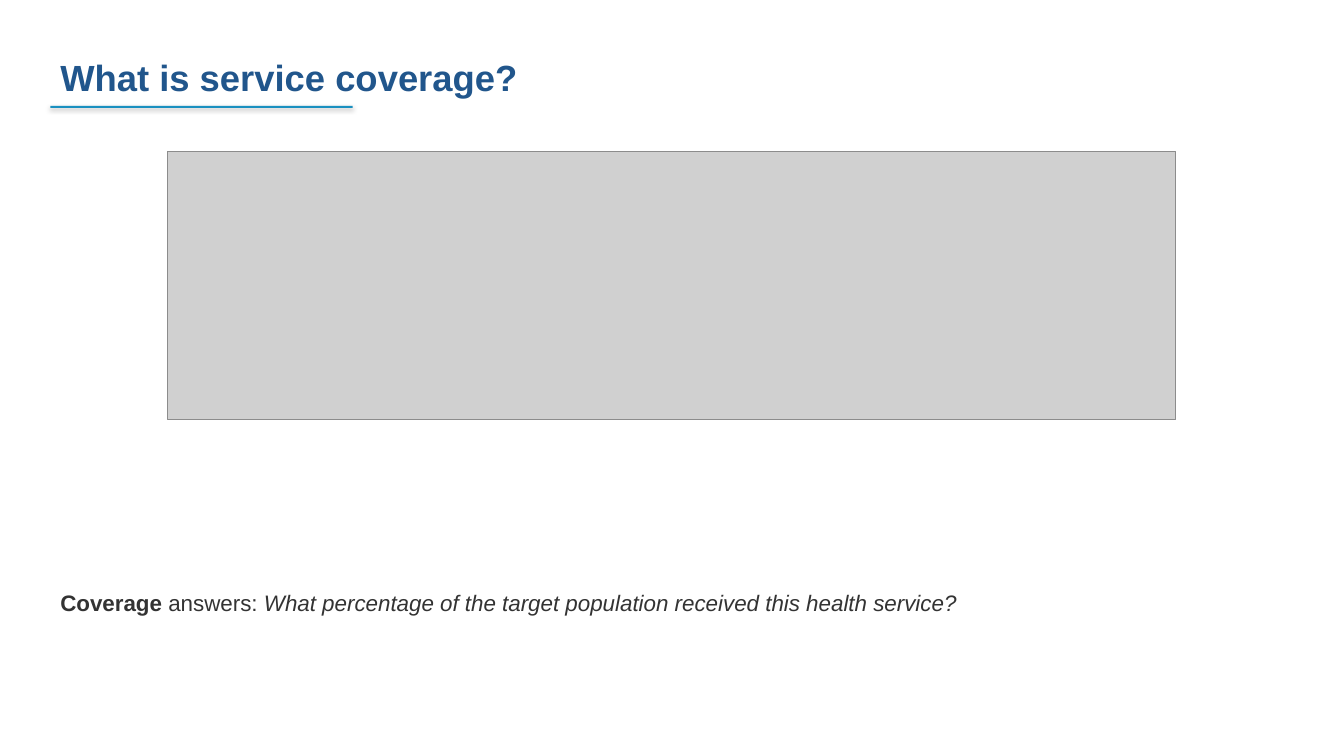
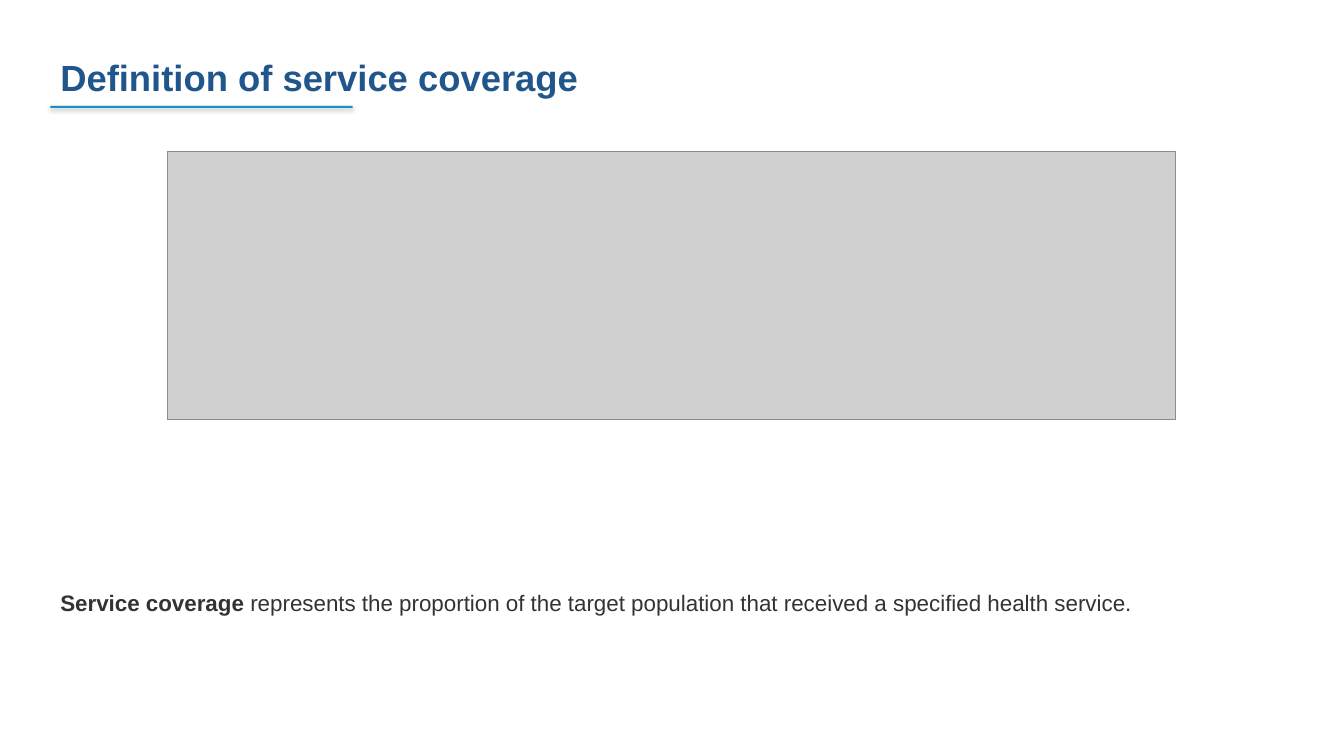
Before and after one commit to FASTR-Analytics/fastr-resource-hub, a slide deck: slide 73 of outputs/2026-zambia_deck.pptx (slide 75 before the commit). Drawn at 1344x756 pixels with LibreOffice and Linux fonts; fonts in the diff are those of the drawing; grey boxes stand for pictures. Boxes give left, top, right and bottom in pixels: in the first picture for what was removed or moved away, otherwise in the second. Text is boxed around its words. In the diff, an @@ line names an element or a change of style, - is before the commit and + after.

```diff
--- a/outputs/2026-zambia_deck.pptx
+++ b/outputs/2026-zambia_deck.pptx
@@ text at <box>60,64,578,99</box>: text changed @@
-What is service coverage?
+Definition of service coverage
@@ text at <box>60,594,1131,616</box>: text changed; italic off @@
-Coverage answers: What percentage of the target population received this health service?
+Service coverage represents the proportion of the target population that received a specified health service.
```
Also in this commit, not shown: 25 other slides changed, 24 slides added, 39 slides removed, 12 other files.
